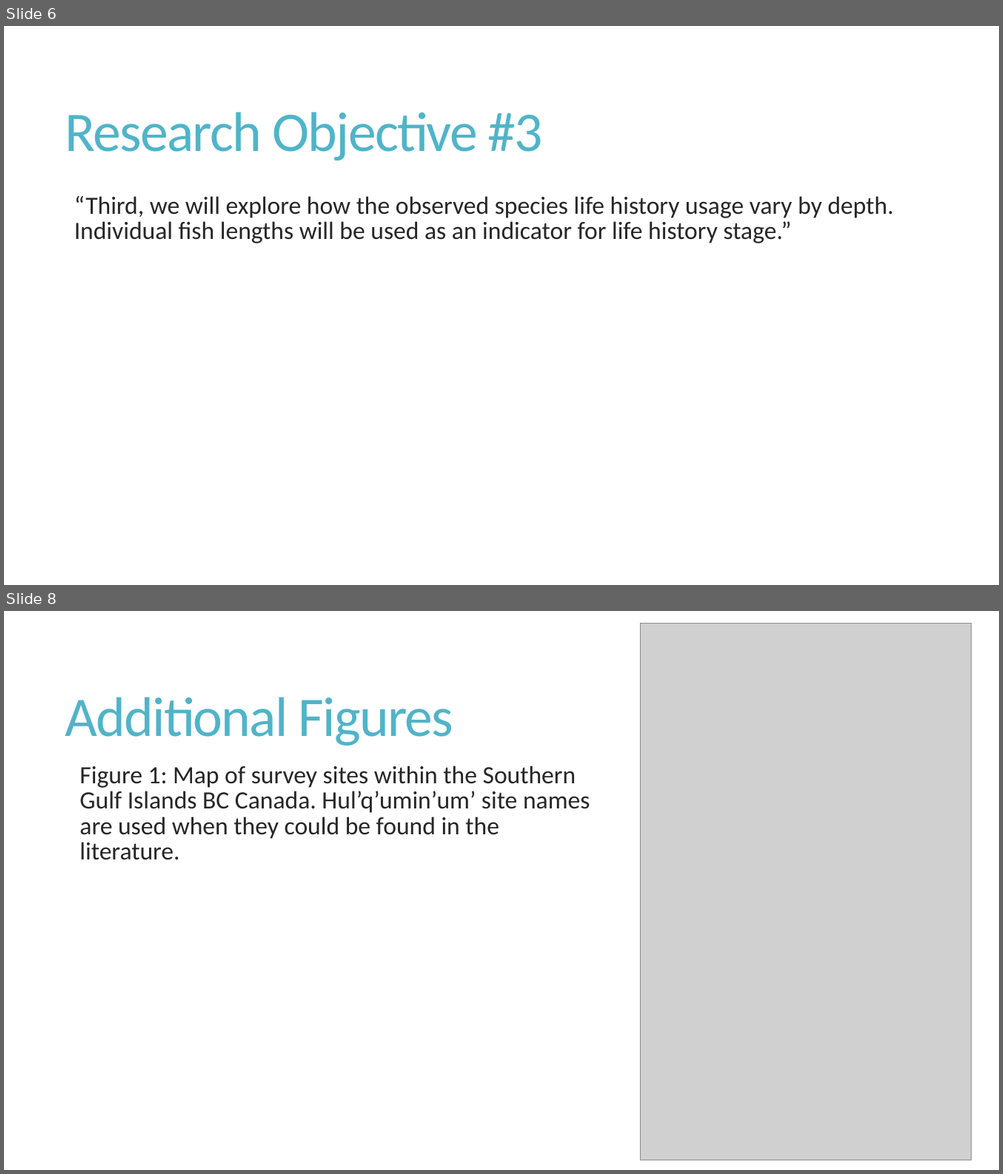
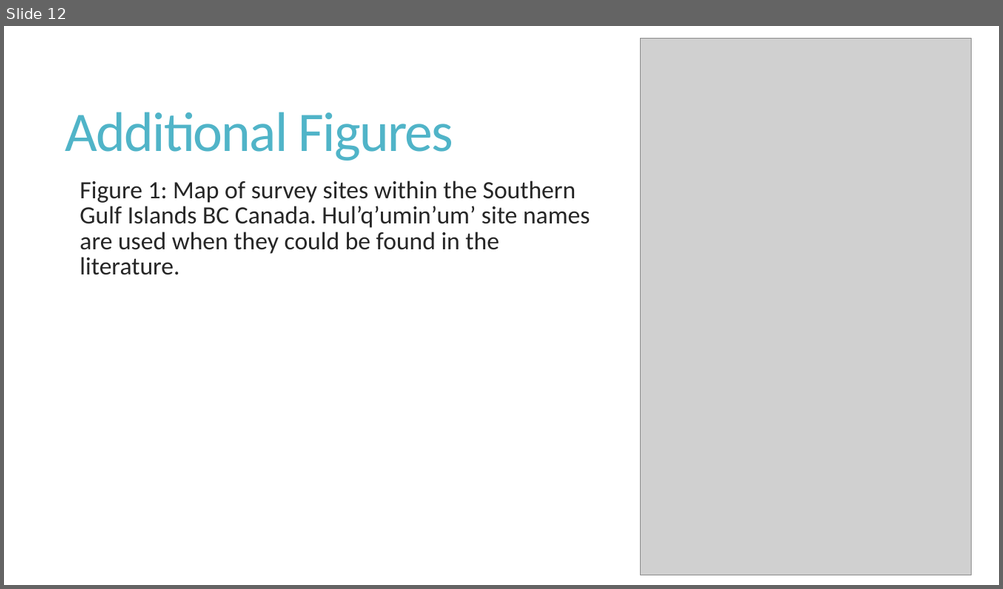
Before and after one commit to fionatfrancis/HiLo-Fish, a slide deck: HiLoAnalysisUpdate.pptx. Shown one above the other, each under a label of ours: slides 6 and 8 before the commit, slide 12 after it; the slides between them are not shown. The pictures are 1003x1174 and 1003x589 pixels, drawn with LibreOffice and Linux fonts; fonts in the diff are those of the drawing; grey boxes stand for pictures. Boxes give left, top, right and bottom in pixels: in the first picture for what was removed or moved away, otherwise in the second. Text is boxed around its words. In the diff, an @@ line names an element or a change of style, - is before the commit and + after.

```diff
--- a/HiLoAnalysisUpdate.pptx
+++ b/HiLoAnalysisUpdate.pptx
@@ slide 6 removed at [4,26,999,585], background #FFFFFF @@
@@ title removed at [65,112,543,161] @@
-Research Objective #3
@@ text removed at [74,196,893,244] @@
-  “Third, we will explore how the observed species life history usage vary by depth. Individual fish lengths will be used as an indicator for life history stage.”
@@ what was slide 8 is now slide 12 @@
```
Also in this commit, not shown: 5 slides changed, 6 slides added, 1 other slide removed.
